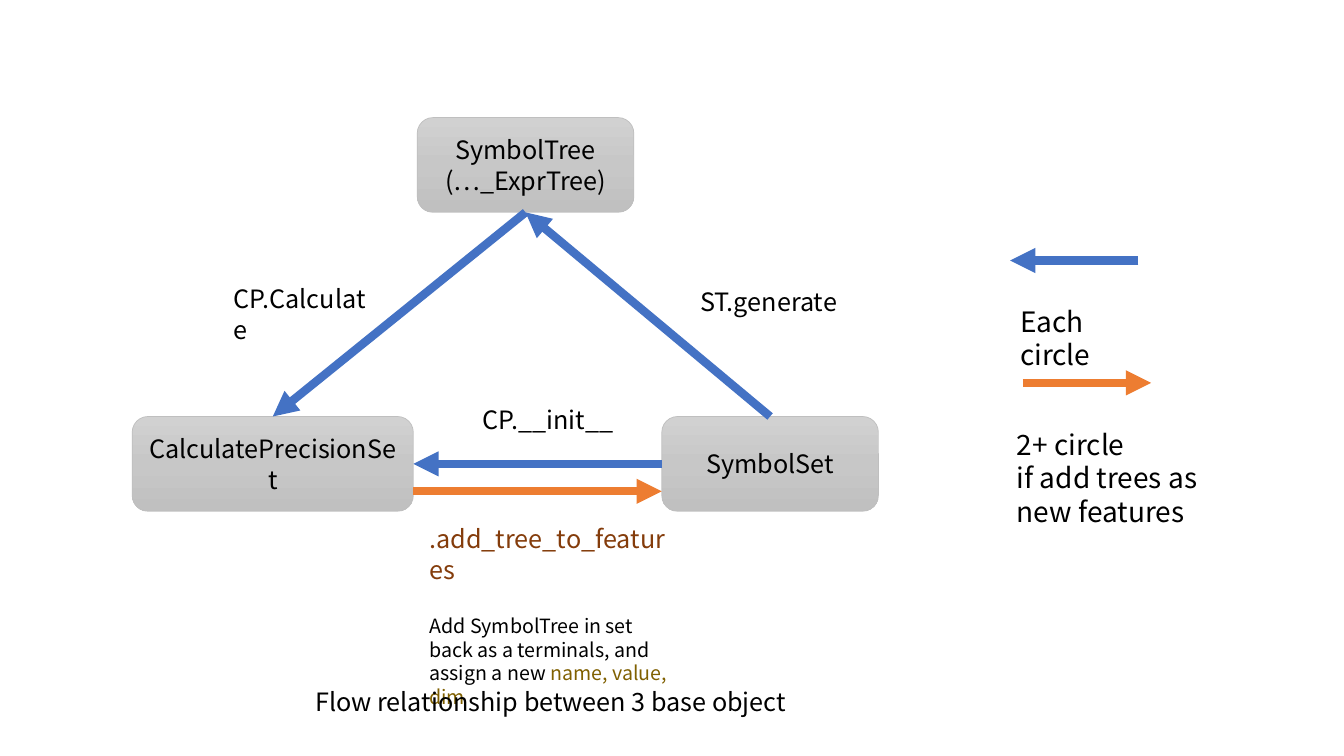
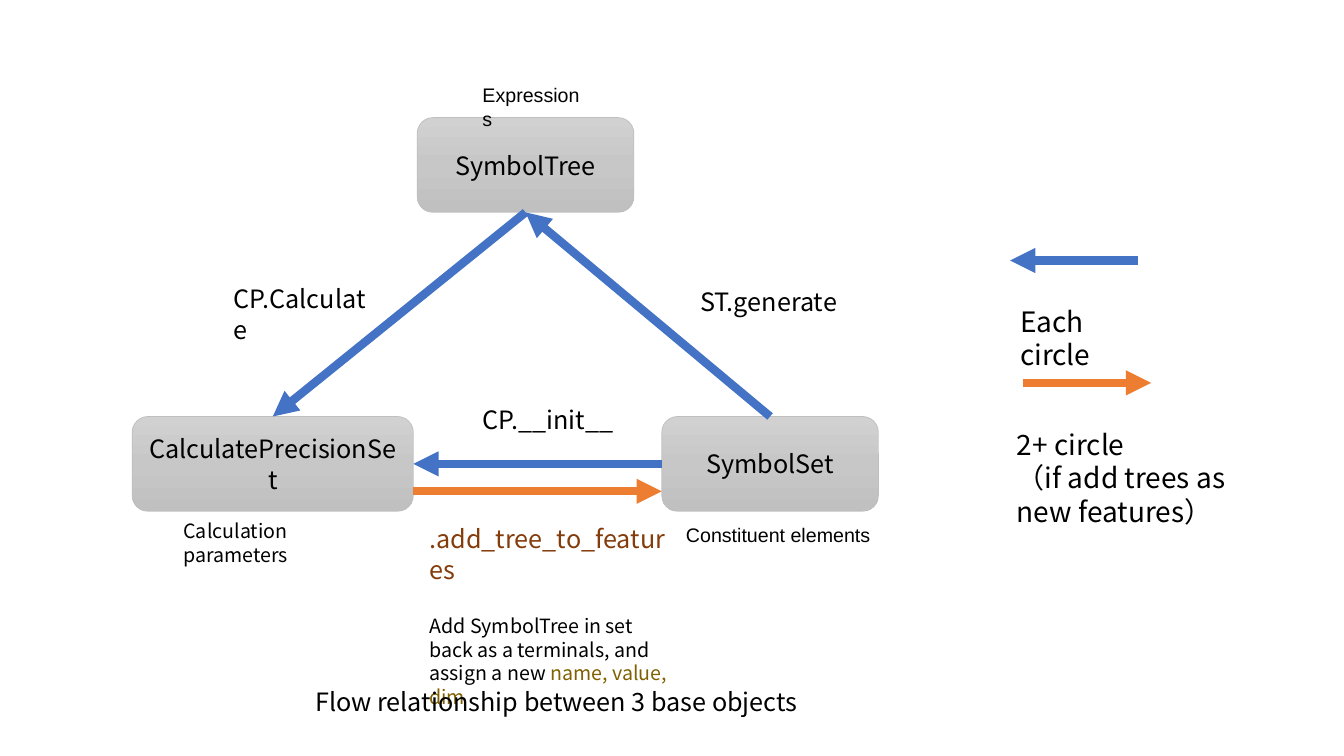
Before and after one commit to boliqq07/BGP, a slide deck: slide 10 of docs/symbol.pptx. Drawn at 1344x756 pixels with LibreOffice and Linux fonts; fonts in the diff are those of the drawing. Boxes give left, top, right and bottom in pixels: in the first picture for what was removed or moved away, otherwise in the second. Text is boxed around its words. In the diff, an @@ line names an element or a change of style, - is before the commit and + after.

```diff
--- a/docs/symbol.pptx
+++ b/docs/symbol.pptx
@@ text added at [473,78,598,112], 14 pt, text #000000 @@
+Expressions
@@ text in rounded rectangle at [445,164,606,196]: paragraph removed @@
-(…_ExprTree)
@@ text at [1017,464,1225,525]: text changed @@
-if add trees as new features
+（if add trees as new features）
@@ text added at [183,522,288,567], 14 pt, text #000000 @@
+Calculation parameters
@@ text added at [686,527,871,543], 14 pt, text #000000 @@
+Constituent elements
@@ text at [315,688,797,717]: text changed @@
-Flow relationship between 3 base object
+Flow relationship between 3 base objects
```
Also in this commit, not shown: 1 other slide changed, 13 other files.
